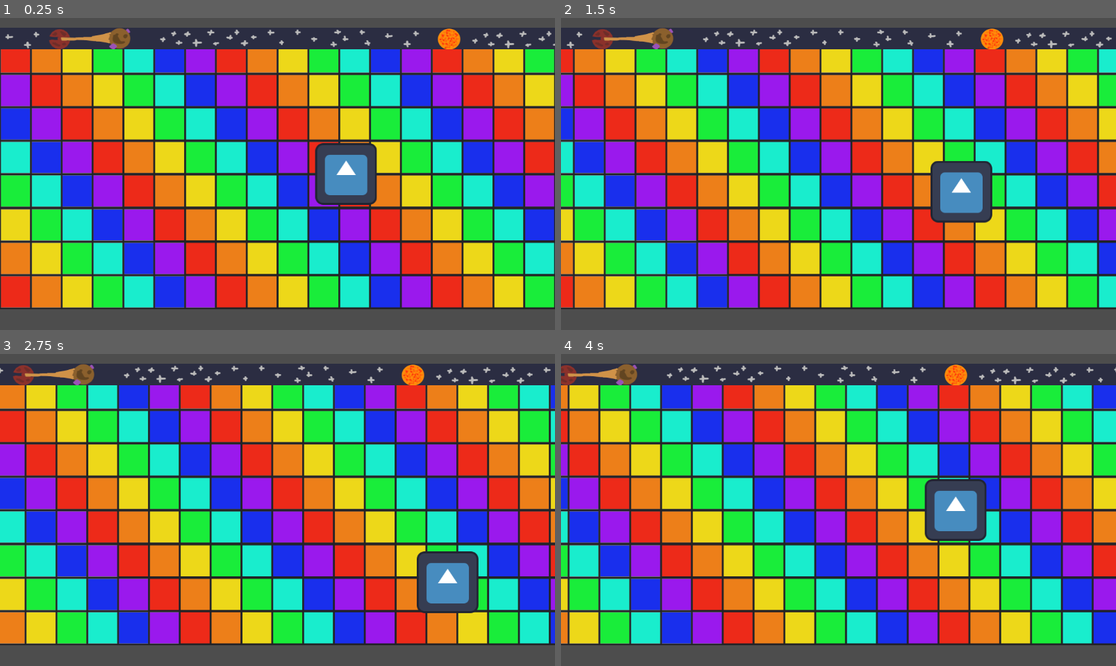
Above: before the commit, frames 1-4 (two rows, left to right).
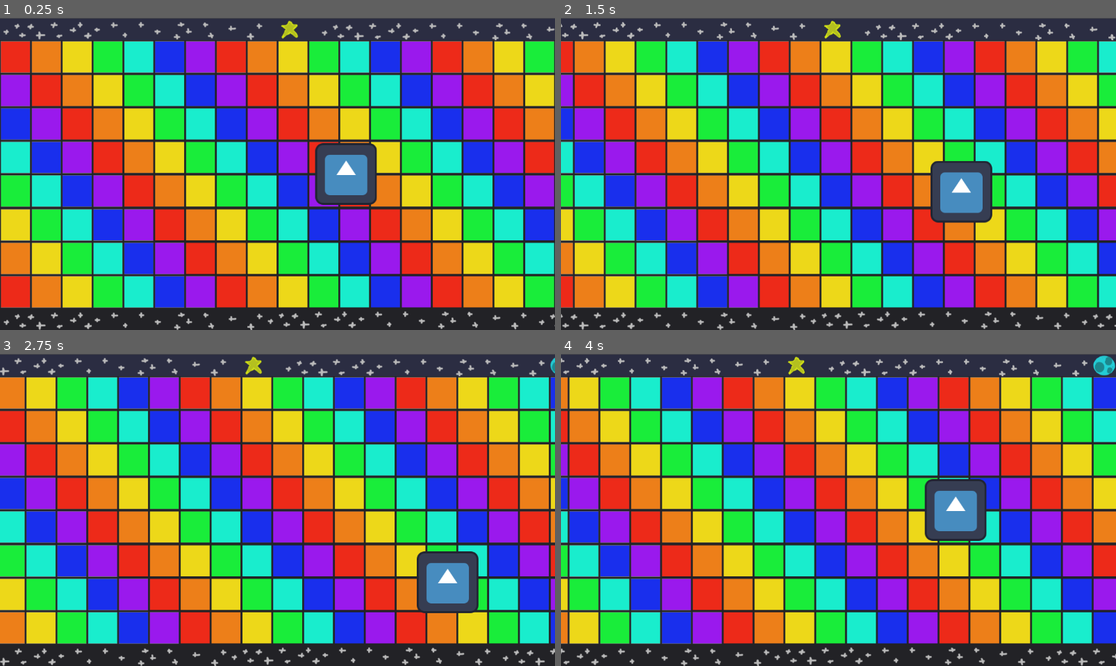
Above: after the commit, the same moments.

Repository: les-brows/la-boucle-musicale
Game: Godot game, scene res://MainScene.tscn
Same seed, same stepped clock (60 frames per second), same inputs: the game is played once before the commit and once after it. The engine's default icon, where the game draws it, is replaced by a stand-in: a white triangle on a blue panel in a dark square.
Inputs (mouse positions are in pixels of both pictures, inside the frame that each line leads up to):
- Up to frame 1 (0.25 s): no input
- Up to frame 2 (1.5 s): move the mouse to (960, 158) at 0.52 s; hold D (player1_right) 0.53-1.28 s; right-click (960, 158) at 0.6 s; move the mouse to (727, 189) at 1.27 s; hold S (player1_down) from 1.28 s (still down); right-click (727, 189) at 1.35 s
- Up to frame 3 (2.75 s): move the mouse to (333, 441) at 2.02 s; release S (player1_down) at 2.03 s; hold D (player1_right) from 2.03 s (still down); right-click (333, 441) at 2.1 s
- Up to frame 4 (4 s): move the mouse to (810, 572) at 2.77 s; release D (player1_right) at 2.78 s; hold W (player1_up) 2.78-3.53 s; right-click (810, 572) at 2.85 s; move the mouse to (1005, 556) at 3.52 s; hold A (player1_left) from 3.53 s (still down); right-click (1005, 556) at 3.6 s

The runs differ from the first frame. In frame 1, 13% of the frame differs, in the area x 0-100%, y 0-100%; in frame 2, 13%; in frame 3, 13%; in frame 4, 13%.

Commit message:
fix: add sprites to level

Diff:
--- a/Levels/LevelPortion.tscn
+++ b/Levels/LevelPortion.tscn
@@ -26,26 +26,25 @@
 [node name="TopWall2" type="StaticBody2D" parent="."]
 collision_mask = 6
 
+[node name="Sprite2D" type="Sprite2D" parent="TopWall2"]
+position = Vector2(2500, 20)
+texture = ExtResource("2_insk8")
+
 [node name="CollisionShape2D" type="CollisionShape2D" parent="TopWall2"]
 position = Vector2(2506, 19.5)
 shape = SubResource("RectangleShape2D_c5xfk")
 
-[node name="Sprite2D" type="Sprite2D" parent="TopWall2/CollisionShape2D"]
-position = Vector2(-0.820068, 0.500004)
-position = Vector2(2505.18, 19)
-texture = ExtResource("2_insk8")
-
 [node name="BottomWall2" type="StaticBody2D" parent="."]
 collision_mask = 6
+
+[node name="Sprite2D" type="Sprite2D" parent="BottomWall2"]
+position = Vector2(2500.66, 623)
+texture = ExtResource("3_ibhb6")
 
 [node name="CollisionShape2D" type="CollisionShape2D" parent="BottomWall2"]
 position = Vector2(2502.5, 623)
 scale = Vector2(65.551, 0.75)
 shape = SubResource("RectangleShape2D_krkaj")
-
-[node name="Sprite2D" type="Sprite2D" parent="BottomWall2/CollisionShape2D"]
-position = Vector2(-0.0280685, 0)
-scale = Vector2(1.19341, 0.999999)
 
 [node name="Ground" type="Node2D" parent="."]
 
Not shown: 1 places in Levels/LevelPortion.tscn that only renumber resources
Not shown: 1 places in Levels/ScrollingLevel.tscn that only renumber resources
